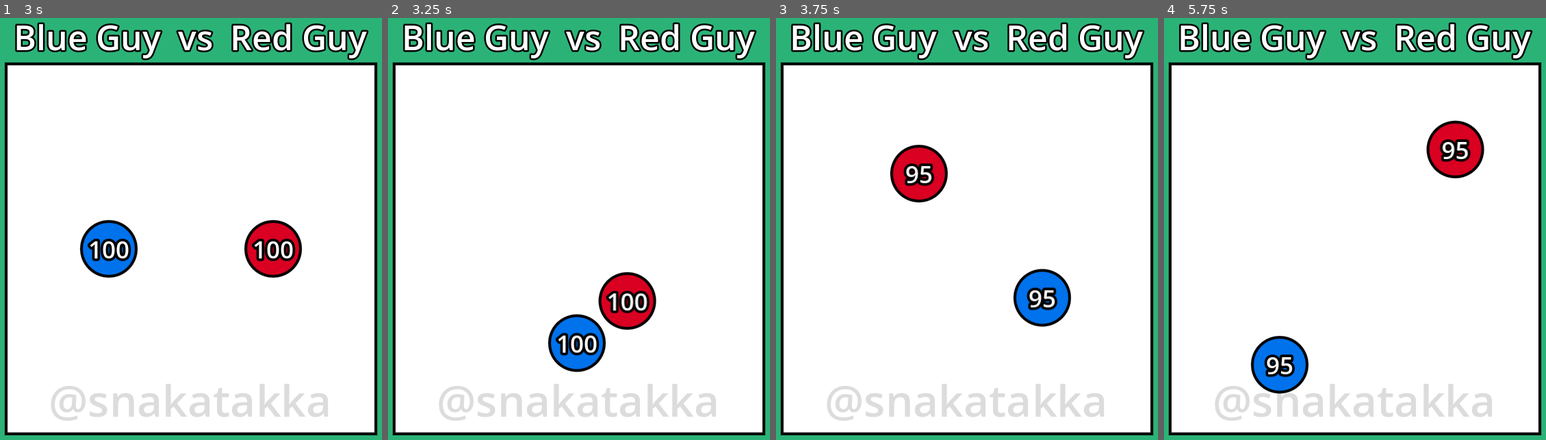
Above: before the commit, frames 1-4 (left to right).
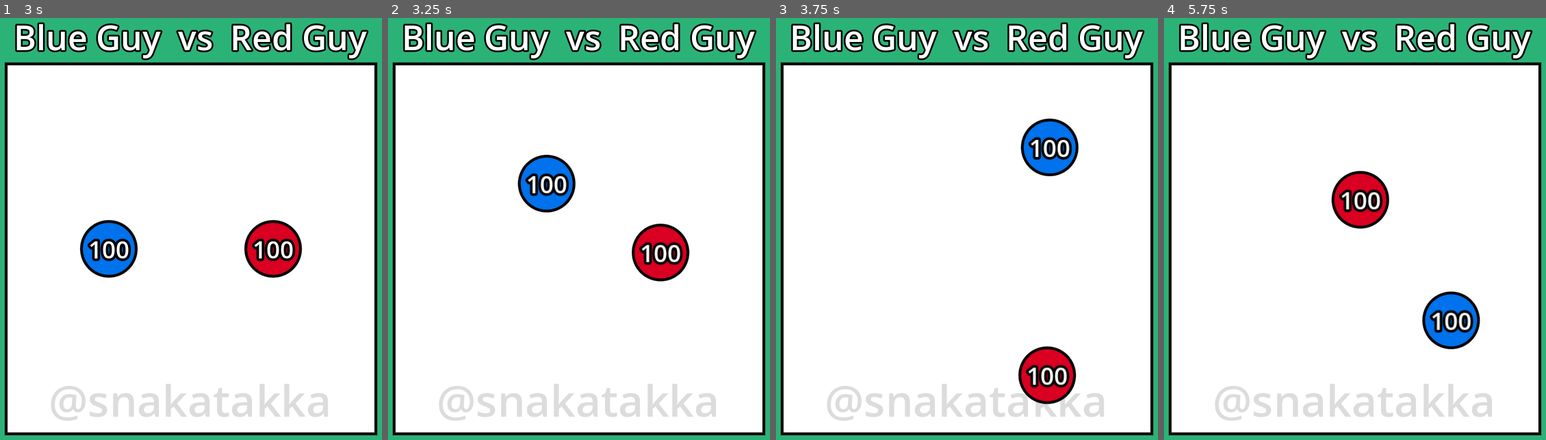
Above: after the commit, the same moments.

Repository: Snakatakka/Twitter-Ball-Thing
Game: Godot game, scene res://Nodes/Arena/arena.tscn
The game is run twice, just before and just after one commit, with the same random seed, the same clock (stepped at 60 frames per second) and the same inputs. Before the commit the project starts from res://node_2d.tscn.
Inputs (mouse positions are in pixels of both pictures, inside the frame that each line leads up to):
- Up to frame 1 (3 s): tap Enter at 0.5, 2 s; move the mouse to (278, 220) at 0.52 s; hold Right 0.53-1.28 s; tap Alt at 0.6, 2.1 s; click (278, 220) at 0.67 s; tap Space at 1.25, 2.75 s; move the mouse to (110, 275) at 1.27 s; hold Down 1.28-2.03 s; tap Shift at 1.35, 2.85 s; move the mouse to (229, 131) at 2.02 s; hold Right 2.03-2.78 s; move the mouse to (171, 355) at 2.77 s; hold Up from 2.78 s (still down); click (171, 355) at 2.92 s
- Up to frame 2 (3.25 s): keep holding Up
- Up to frame 3 (3.75 s): move the mouse to (1085, 326) at 3.52 s; release Up at 3.53 s; hold Left from 3.53 s (still down); tap Alt at 3.6 s
- Up to frame 4 (5.75 s): move the mouse to (1236, 169) at 4.27 s; tap Shift at 4.35 s; move the mouse to (1374, 250) at 5.02 s; release Left at 5.03 s; hold Down from 5.03 s (still down); tap Alt at 5.1 s; click (1374, 250) at 5.17 s

Frame 1 is identical in both runs. In frame 2, 6.2% of the frame differs, in the area x 33-80%, y 32-84%; in frame 3, 6.2%; in frame 4, 6.3%, in the area x 22-84%, y 24-90%.

Commit message:
feat: finalize arena

Diff:
--- a/node_2d.tscn
+++ b/Nodes/Arena/arena.tscn
@@ -1,10 +1,11 @@
 [gd_scene format=3 uid="uid://beplt2e3elhdp"]
 
-[ext_resource type="Script" uid="uid://bcxyarkqavcup" path="res://arena.gd" id="1_0hol4"]
-[ext_resource type="PackedScene" uid="uid://d0u7u42cemnfn" path="res://Nodes/Ball/ball.tscn" id="1_wtcfe"]
-[ext_resource type="PackedScene" uid="uid://c6mtixumubmwq" path="res://Nodes/Wall/wall.tscn" id="2_0e48y"]
-[ext_resource type="Script" uid="uid://bpk72v2pjvnlu" path="res://ball_1_start.gd" id="2_epypp"]
-[ext_resource type="Theme" uid="uid://vpjclde3cspn" path="res://Themes/Title/TitleTheme.tres" id="5_q6r6c"]
+[ext_resource type="Script" uid="uid://d164ejjroifhf" path="res://Nodes/Arena/h_box_container.gd" id="1_sbb53"]
+[ext_resource type="Theme" uid="uid://vpjclde3cspn" path="res://Themes/Title/TitleTheme.tres" id="2_sbb53"]
+[ext_resource type="Script" uid="uid://bcxyarkqavcup" path="res://Nodes/Arena/arena.gd" id="3_yokb4"]
+[ext_resource type="PackedScene" uid="uid://c6mtixumubmwq" path="res://Nodes/Wall/wall.tscn" id="4_35c7g"]
+[ext_resource type="Script" uid="uid://bpk72v2pjvnlu" path="res://Nodes/Arena/ballstart.gd" id="5_n068f"]
+[ext_resource type="PackedScene" uid="uid://d0u7u42cemnfn" path="res://Nodes/Ball/ball.tscn" id="6_g8a64"]
 
 [sub_resource type="Theme" id="Theme_4kxuq"]
 
@@ -29,21 +30,22 @@
 size_flags_vertical = 3
 theme_override_constants/separation = 25
 alignment = 1
+script = ExtResource("1_sbb53")
 
 [node name="Ball1Name" type="Label" parent="HBoxContainer" unique_id=84711544]
 layout_mode = 2
-theme = ExtResource("5_q6r6c")
+theme = ExtResource("2_sbb53")
 text = "Blue Guy"
 
 [node name="Versus" type="Label" parent="HBoxContainer" unique_id=1746240173]
 layout_mode = 2
-theme = ExtResource("5_q6r6c")
+theme = ExtResource("2_sbb53")
 theme_override_colors/font_outline_color = Color(0, 0, 0, 1)
 text = "vs"
 
 [node name="Ball2Name" type="Label" parent="HBoxContainer" unique_id=754081617]
 layout_mode = 2
-theme = ExtResource("5_q6r6c")
+theme = ExtResource("2_sbb53")
 text = "Red Guy"
 
 [node name="Camera2D" type="Camera2D" parent="." unique_id=501225201]
@@ -65,7 +67,7 @@
 
 [node name="Arena" type="Node2D" parent="." unique_id=1545494432]
 show_behind_parent = true
-script = ExtResource("1_0hol4")
+script = ExtResource("3_yokb4")
 
 [node name="ColorRect" type="ColorRect" parent="Arena" unique_id=227081150]
 show_behind_parent = true
@@ -116,17 +118,18 @@
 
 [node name="Ball1Start" type="Node2D" parent="." unique_id=1139257257]
 position = Vector2(-120, 0)
-script = ExtResource("2_epypp")
+script = ExtResource("5_n068f")
 
-[node name="Ball" parent="Ball1Start" unique_id=34512557 instance=ExtResource("1_wtcfe")]
+[node name="Blue Guy" parent="Ball1Start" unique_id=34512557 instance=ExtResource("6_g8a64")]
 position = Vector2(120, 0)
 physics_material_override = SubResource("PhysicsMaterial_7q1pr")
 color = Color(0, 0.44814444, 0.92472243, 1)
 
 [node name="Ball2Start" type="Node2D" parent="." unique_id=1186508436]
 position = Vector2(120, 0)
+script = ExtResource("5_n068f")
 
-[node name="Ball2" parent="Ball2Start" unique_id=2053380715 instance=ExtResource("1_wtcfe")]
+[node name="Red Guy" parent="Ball2Start" unique_id=2053380715 instance=ExtResource("6_g8a64")]
 position = Vector2(-120, 0)
 physics_material_override = SubResource("PhysicsMaterial_7q1pr")
 color = Color(0.8509804, 0, 0.12941177, 1)
--- a/ball_1_start.gd
+++ b/Nodes/Arena/ballstart.gd
@@ -1,10 +1,7 @@
 extends Node2D
+
+@export var ball_name : String = ""
 
 # Called when the node enters the scene tree for the first time.
 func _ready() -> void:
 	pass # Replace with function body.
-
-
-# Called every frame. 'delta' is the elapsed time since the previous frame.
-func _process(delta: float) -> void:
-	pass
--- /dev/null
+++ b/Nodes/Arena/h_box_container.gd
@@ -0,0 +1,11 @@
+extends HBoxContainer
+
+@onready var ball_1_name : Label = $Ball1Name
+@onready var ball_2_name : Label = $Ball2Name
+@onready var ball_1_start : Node2D = $"../Ball1Start"
+@onready var ball_2_start : Node2D = $"../Ball2Start"
+
+# Called when the node enters the scene tree for the first time.
+func _process(_delta: float) -> void:
+	ball_1_name.text = ball_1_start.ball_name
+	ball_2_name.text = ball_2_start.ball_name
--- a/Nodes/Ball/ball.gd
+++ b/Nodes/Ball/ball.gd
@@ -9,19 +9,17 @@
 var health : int = 100
 
 func _ready() -> void:
+	get_parent().ball_name = name
 	collision_shape.position = get_parent().position
 	collision_shape.shape.radius = radius
 
 	await get_tree().create_timer(3).timeout
-	gravity_scale = 0.9
-	apply_central_impulse(Vector2(_get_random_float(-150, 150), _get_random_float(-150, 150)))
+	gravity_scale = 0.95
+	apply_central_impulse(Vector2(_get_random_float(-250, 250), _get_random_float(-250, 250)))
 
 func _get_random_float(min : float, max : float) -> float:
 	var rng : RandomNumberGenerator = RandomNumberGenerator.new()
 	return rng.randi_range(min, max)
 
 func _on_body_entered(body: Node) -> void:
-	if body.is_in_group("Weapon"):
-		health -= 5
-		if health <= 0:
-			call_deferred("queue_free")
+	pass
--- a/camera_2d.gd
+++ /dev/null
@@ -1,7 +0,0 @@
-extends Camera2D
-@onready var bottom_wall : StaticBody2D = $BottomWall
-@onready var right : StaticBody2D = $RightWall
-
-# Called when the node enters the scene tree for the first time.
-func _ready() -> void:
-	pass # Replace with function body.
--- a/icon.svg
+++ /dev/null
@@ -1 +0,0 @@
-<svg xmlns="http://www.w3.org/2000/svg" width="128" height="128"><rect width="124" height="124" x="2" y="2" fill="#363d52" stroke="#212532" stroke-width="4" rx="14"/><g fill="#fff" transform="translate(12.322 12.322)scale(.101)"><path d="M105 673v33q407 354 814 0v-33z"/><path fill="#478cbf" d="m105 673 152 14q12 1 15 14l4 67 132 10 8-61q2-11 15-15h162q13 4 15 15l8 61 132-10 4-67q3-13 15-14l152-14V427q30-39 56-81-35-59-83-108-43 20-82 47-40-37-88-64 7-51 8-102-59-28-123-42-26 43-46 89-49-7-98 0-20-46-46-89-64 14-123 42 1 51 8 102-48 27-88 64-39-27-82-47-48 49-83 108 26 42 56 81zm0 33v39c0 276 813 276 814 0v-39l-134 12-5 69q-2 10-14 13l-162 11q-12 0-16-11l-10-65H446l-10 65q-4 11-16 11l-162-11q-12-3-14-13l-5-69z"/><path d="M483 600c0 34 58 34 58 0v-86c0-34-58-34-58 0z"/><circle cx="725" cy="526" r="90"/><circle cx="299" cy="526" r="90"/></g><g fill="#414042" transform="translate(12.322 12.322)scale(.101)"><circle cx="307" cy="532" r="60"/><circle cx="717" cy="532" r="60"/></g></svg>
--- a/project.godot
+++ b/project.godot
@@ -13,7 +13,6 @@
 config/name="Twitter Ball Thing"
 run/main_scene="uid://beplt2e3elhdp"
 config/features=PackedStringArray("4.7", "GL Compatibility")
-config/icon="res://icon.svg"
 
 [display]
 
Renamed: arena.gd -> Nodes/Arena/arena.gd
Renamed: arena.gd.uid -> Nodes/Arena/arena.gd.uid
Not shown: 1 places in Nodes/Arena/arena.tscn that only renumber resources
Renamed: ball_1_start.gd.uid -> Nodes/Arena/ballstart.gd.uid
Not shown, added: Nodes/Arena/h_box_container.gd.uid
Not shown, removed: camera_2d.gd.uid
Not shown, removed: icon.svg.import
